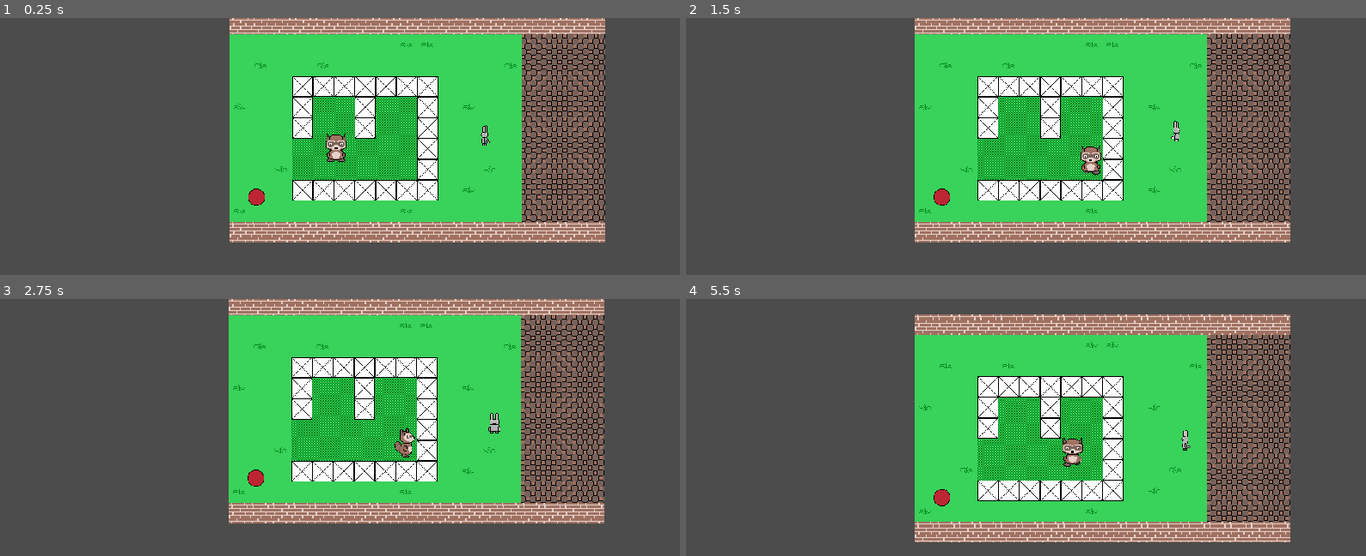
Above: before the commit, frames 1-4 (two rows, left to right).
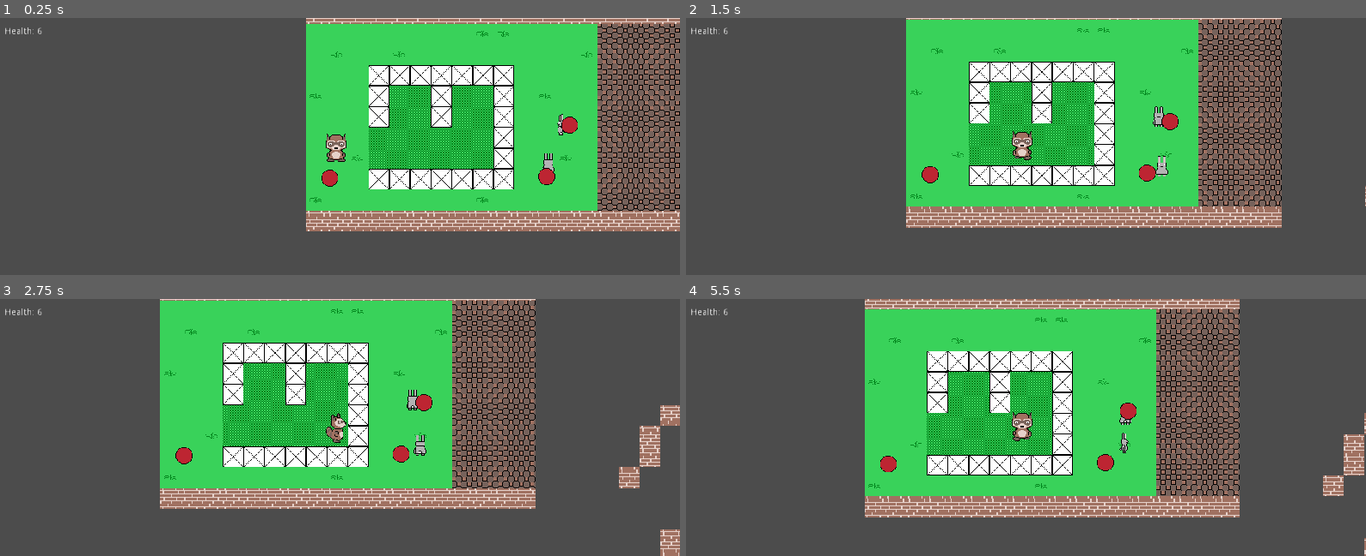
Above: after the commit, the same moments.

Repository: shoshanimayan/Matterhorn_Working_Title
Game: Godot game, scene res://LevelBrandonTest.tscn
Same seed, same stepped clock (60 frames per second), same inputs: the game is played once before the commit and once after it. This scene is started directly instead of the project's main scene.
Inputs:
- Up to frame 1 (0.25 s): no input
- Up to frame 2 (1.5 s): hold Right (ui_right) 0.53-1.28 s; hold Down (ui_down) from 1.28 s (still down)
- Up to frame 3 (2.75 s): release Down (ui_down) at 2.03 s; hold Right (ui_right) from 2.03 s (still down)
- Up to frame 4 (5.5 s): release Right (ui_right) at 2.78 s; hold Up (ui_up) 2.78-3.53 s; hold Left (ui_left) 3.53-5.03 s; hold Down (ui_down) from 5.03 s (still down)

The runs differ from the first frame. In frame 1, 45% of the frame differs, in the area x 0-100%, y 0-88%; in frame 2, 28%; in frame 3, 46%; in frame 4, 48%, in the area x 0-100%, y 0-100%.

Commit message:
More work on health pickups and basic UI (in my test scene)

Diff:
--- a/Assets/Scripts/Health.gd
+++ b/Assets/Scripts/Health.gd
@@ -5,7 +5,8 @@
 var disabled = false
 
 func _on_Health_Pickup_body_entered(body):
-	if not disabled:
-		print("whoa the health ball was entered", body)
+	if not disabled and body.get_name() == "Player":
+		body.health += 1
+		# don't delete; just disable
 		disabled = true
 		hide()
--- /dev/null
+++ b/Assets/Scripts/HealthLabel.gd
@@ -0,0 +1,7 @@
+extends Label
+
+
+func _process(delta):
+	# CHANGE player TO THE PATH OF THE Player NODE
+	var player = get_node("..")
+	self.text = "Health: " + str(player.health)
--- a/Assets/Scripts/Player.gd
+++ b/Assets/Scripts/Player.gd
@@ -2,6 +2,7 @@
 signal hit
 
 export (int) var speed
+var health = 6
 
 #func _ready():
 #	screensize = get_viewport_rect().size
--- a/LevelBrandonTest.tscn
+++ b/LevelBrandonTest.tscn
@@ -1,10 +1,11 @@
-[gd_scene load_steps=6 format=2]
+[gd_scene load_steps=7 format=2]
 
 [ext_resource path="res://Nodes/maps/Level1_PAL.tres" type="TileSet" id=1]
 [ext_resource path="res://Nodes/maps/InvisibleWall_PAL.tres" type="TileSet" id=2]
 [ext_resource path="res://Nodes/enemies/bunny.tscn" type="PackedScene" id=3]
 [ext_resource path="res://Nodes/Player.tscn" type="PackedScene" id=4]
-[ext_resource path="res://Nodes/pickups/Health.tscn" type="PackedScene" id=5]
+[ext_resource path="res://Assets/Scripts/HealthLabel.gd" type="Script" id=5]
+[ext_resource path="res://Nodes/pickups/Health.tscn" type="PackedScene" id=6]
 
 [node name="Level1" type="Node" index="0"]
 
@@ -60,11 +61,45 @@
 
 position = Vector2( 401.357, 187.755 )
 
-[node name="Player" parent="." index="3" instance=ExtResource( 4 )]
+[node name="KinematicBody2D2" parent="." index="3" instance=ExtResource( 3 )]
 
-position = Vector2( 163.329, 204.477 )
+position = Vector2( 372.688, 257.589 )
+
+[node name="Player" parent="." index="4" instance=ExtResource( 4 )]
+
+position = Vector2( 46.4494, 221.384 )
 _sections_unfolded = [ "Collision", "Transform" ]
 
-[node name="Health Pickup" parent="." index="4" instance=ExtResource( 5 )]
+[node name="Label" type="Label" parent="Player" index="3"]
 
-position = Vector2( 41.1321, 282.617 )
+anchor_left = 0.0
+anchor_top = 0.0
+anchor_right = 0.0
+anchor_bottom = 0.0
+margin_left = -509.0
+margin_top = -184.0
+margin_right = -458.0
+margin_bottom = -170.0
+rect_pivot_offset = Vector2( 0, 0 )
+rect_clip_content = false
+mouse_filter = 2
+mouse_default_cursor_shape = 0
+size_flags_horizontal = 1
+size_flags_vertical = 4
+text = "DUMMY"
+percent_visible = 1.0
+lines_skipped = 0
+max_lines_visible = -1
+script = ExtResource( 5 )
+
+[node name="Health Pickup" parent="." index="5" instance=ExtResource( 6 )]
+
+position = Vector2( 369.718, 267.915 )
+
+[node name="Health Pickup3" parent="." index="6" instance=ExtResource( 6 )]
+
+position = Vector2( 405.003, 188.525 )
+
+[node name="Health Pickup2" parent="." index="7" instance=ExtResource( 6 )]
+
+position = Vector2( 36.7216, 270.12 )
--- a/Nodes/Player.tscn
+++ b/Nodes/Player.tscn
@@ -79,16 +79,16 @@
 limit_right = 10000000
 limit_bottom = 10000000
 limit_smoothed = false
-drag_margin_h_enabled = true
-drag_margin_v_enabled = true
+drag_margin_h_enabled = false
+drag_margin_v_enabled = false
 smoothing_enabled = false
 smoothing_speed = 5.0
 offset_v = 0.0
 offset_h = 0.0
-drag_margin_left = 0.2
-drag_margin_top = 0.2
-drag_margin_right = 0.2
-drag_margin_bottom = 0.2
+drag_margin_left = 0.0
+drag_margin_top = 0.0
+drag_margin_right = 0.0
+drag_margin_bottom = 0.0
 editor_draw_screen = true
 editor_draw_limits = false
 editor_draw_drag_margin = false
--- a/Nodes/pickups/Health.tscn
+++ b/Nodes/pickups/Health.tscn
@@ -20,7 +20,7 @@
 audio_bus_name = "Master"
 script = ExtResource( 1 )
 _sections_unfolded = [ "Collision" ]
-HealthRestored = null
+HealthRestored = 2
 
 [node name="Sprite" type="Sprite" parent="." index="0"]
 
